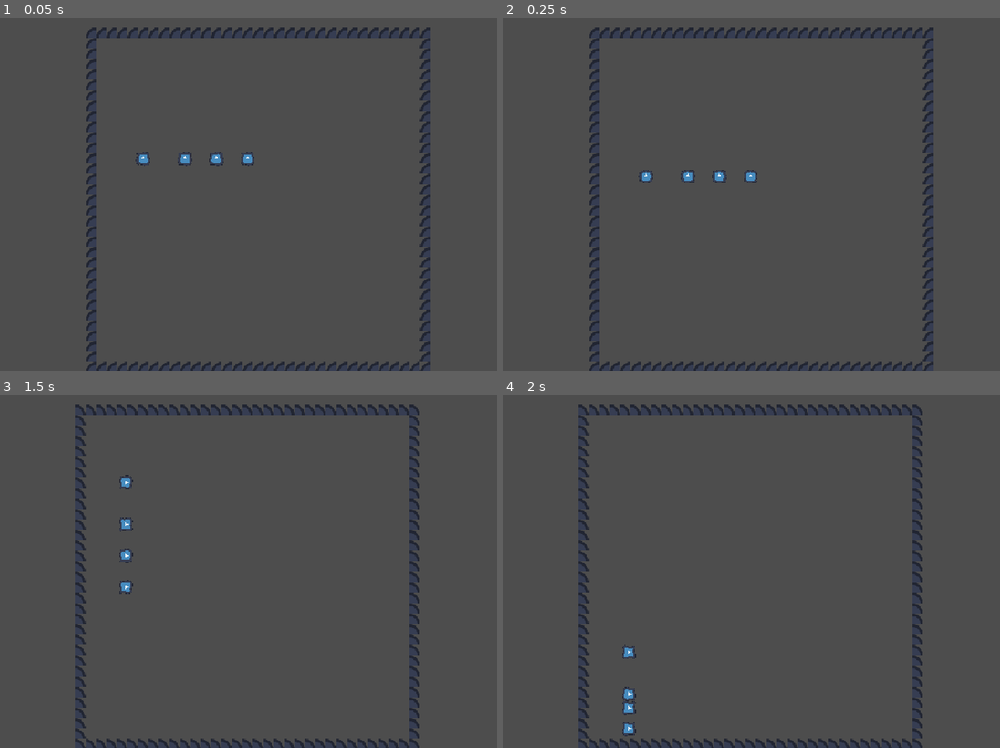
Above: before the commit, frames 1-4 (two rows, left to right).
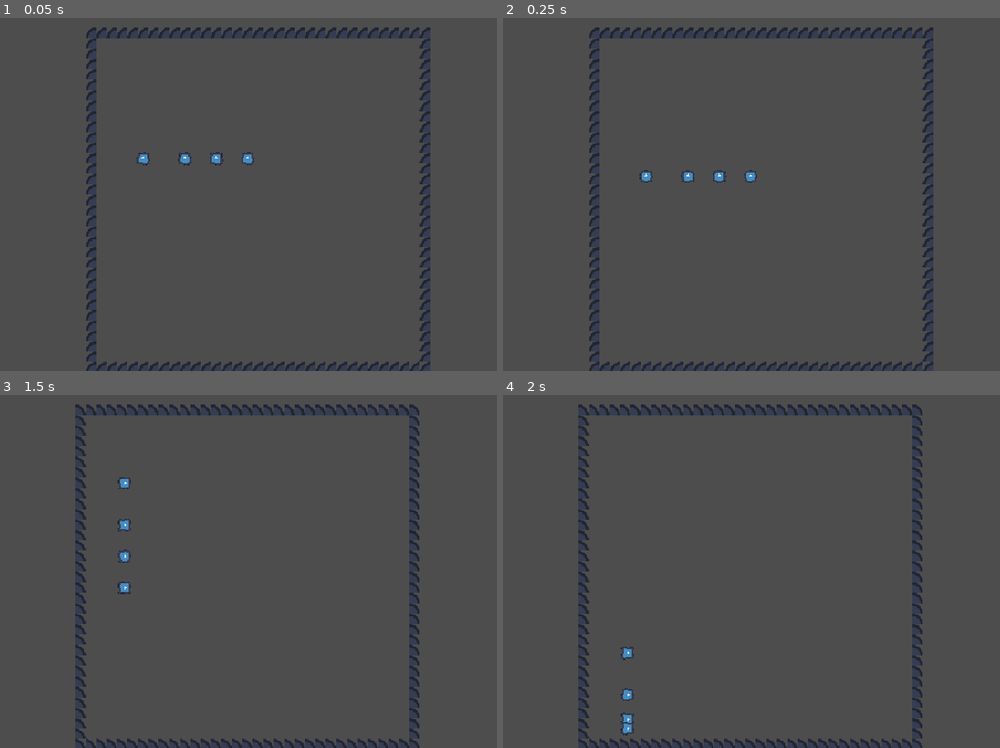
Above: after the commit, the same moments.

Repository: DIceEvYo/GnomewardsLair
Game: Godot game, scene res://scenes/game.tscn
The game is run twice, just before and just after one commit, with the same random seed, the same clock (stepped at 60 frames per second) and the same inputs. The engine's default icon, where the game draws it, is replaced by a stand-in: a white triangle on a blue panel in a dark square.
Inputs (mouse positions are in pixels of both pictures, inside the frame that each line leads up to):
- Up to frame 1 (0.05 s): no input
- Up to frame 2 (0.25 s): no input
- Up to frame 3 (1.5 s): move the mouse to (392, 553) at 0.52 s; hold D (rotate_right) from 0.53 s (still down); click (392, 553) at 0.67 s; move the mouse to (129, 589) at 1.27 s
- Up to frame 4 (2 s): keep holding D (rotate_right)

The runs differ from the first frame. In frame 1, 0.1% of the frame differs, in the area x 27-52%, y 38-42%; in frame 2, less than 0.1%; in frame 3, 0.2%; in frame 4, 0.2%, in the area x 23-27%, y 70-97%.

Commit message:
added merge function for player slimes

Diff:
--- a/project.godot
+++ b/project.godot
@@ -39,6 +39,7 @@
 [layer_names]
 
 2d_physics/layer_2="player"
+2d_physics/layer_3="enemy"
 
 [rendering]
 
--- a/scenes/player_slime.tscn
+++ b/scenes/player_slime.tscn
@@ -1,13 +1,19 @@
-[gd_scene load_steps=6 format=3 uid="uid://b4tvmqu3n6wjt"]
+[gd_scene load_steps=7 format=3 uid="uid://b4tvmqu3n6wjt"]
 
 [ext_resource type="Script" uid="uid://dithippvnjacp" path="res://scripts/player_slime.gd" id="1_531f3"]
 [ext_resource type="Texture2D" uid="uid://pp16p10q57vf" path="res://icon.svg" id="1_j6t72"]
 [ext_resource type="Shader" uid="uid://dgrep8wp0pdkf" path="res://scripts/player_slime.gdshader" id="2_fj311"]
 
-[sub_resource type="RectangleShape2D" id="RectangleShape2D_531f3"]
-
 [sub_resource type="ShaderMaterial" id="ShaderMaterial_y7wq0"]
 shader = ExtResource("2_fj311")
+
+[sub_resource type="RectangleShape2D" id="RectangleShape2D_531f3"]
+resource_local_to_scene = true
+size = Vector2(16, 16)
+
+[sub_resource type="RectangleShape2D" id="RectangleShape2D_fj311"]
+resource_local_to_scene = true
+size = Vector2(17, 17)
 
 [node name="PlayerSlime" type="CharacterBody2D"]
 collision_layer = 2
@@ -15,10 +21,22 @@
 platform_floor_layers = 4294967293
 script = ExtResource("1_531f3")
 
+[node name="Sprite2D" type="Sprite2D" parent="."]
+material = SubResource("ShaderMaterial_y7wq0")
+scale = Vector2(0.17, 0.17)
+texture = ExtResource("1_j6t72")
+
 [node name="CollisionShape2D" type="CollisionShape2D" parent="."]
 shape = SubResource("RectangleShape2D_531f3")
+debug_color = Color(0, 0.6, 0.701961, 0.741176)
 
-[node name="Sprite2D" type="Sprite2D" parent="."]
-material = SubResource("ShaderMaterial_y7wq0")
-scale = Vector2(0.18, 0.18)
-texture = ExtResource("1_j6t72")
+[node name="Area2D" type="Area2D" parent="."]
+collision_layer = 0
+collision_mask = 6
+monitorable = false
+
+[node name="CollisionShape2D" type="CollisionShape2D" parent="Area2D"]
+shape = SubResource("RectangleShape2D_fj311")
+debug_color = Color(0.965892, 0.165891, 0.215202, 0.42)
+
+[connection signal="body_entered" from="Area2D" to="." method="_on_area_2d_body_entered"]
--- a/scripts/player_slime.gd
+++ b/scripts/player_slime.gd
@@ -1,14 +1,18 @@
 extends CharacterBody2D
-
+class_name PlayerSlime
 
 var bounce_strength: float = 0.5
 var friction: float = 20
 # used to help calculate bounce
 var previous_y: float = 0
 
+var shape_size: float
+@onready var collision_shape_player := $CollisionShape2D
+@onready var collision_shape_area2d := $Area2D/CollisionShape2D
+@onready var sprite: Sprite2D = $Sprite2D
 
 func _ready() -> void:
-	var sprite: Sprite2D = $Sprite2D
+	shape_size = collision_shape_player.shape.size.x
 	# add a little randomness to the shader
 	sprite.set_instance_shader_parameter("meltness", randf_range(1.8, 2.2))
 	sprite.set_instance_shader_parameter("how_deep", randf_range(0.8, 1.2))
@@ -28,3 +32,18 @@
 	velocity = velocity.move_toward(Vector2.ZERO, delta * friction)
 
 	move_and_slide()
+
+
+func _on_area_2d_body_entered(body: Node2D) -> void:
+	if body == self:
+		return
+	elif body is PlayerSlime:
+		# arbitary way to ensure that if two players collide only one of them gets freed, not both
+		if name > body.name:
+			# increase size to match combined area
+			shape_size = sqrt((shape_size ** 2.0) + (body.shape_size ** 2.0))
+			sprite.scale = Vector2((shape_size + 1) * 0.01, (shape_size + 1) * 0.01)
+			print(sprite.scale)
+			collision_shape_player.shape.size = Vector2(shape_size, shape_size)
+			collision_shape_area2d.shape.size = Vector2(shape_size + 1, shape_size + 1)
+			body.queue_free()
